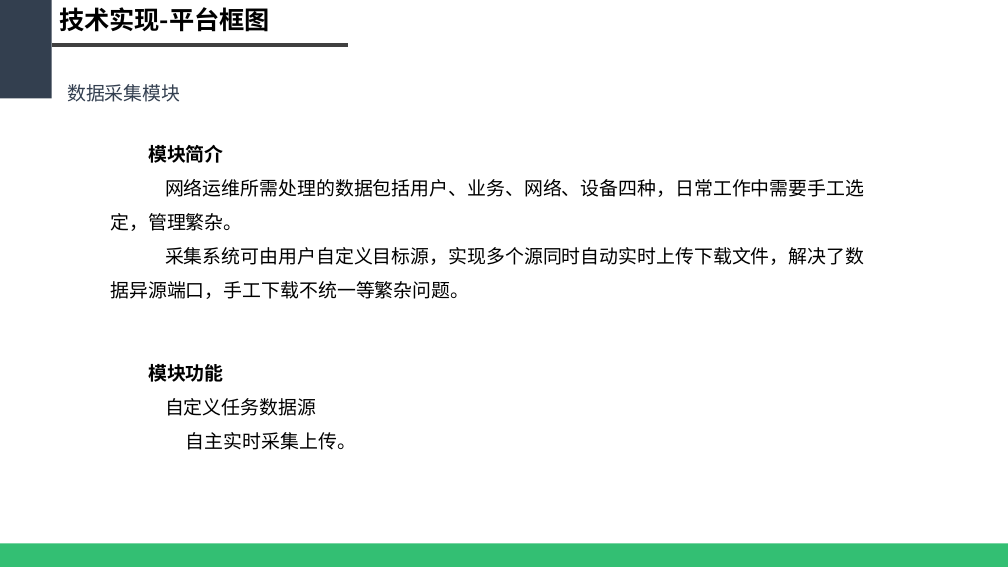
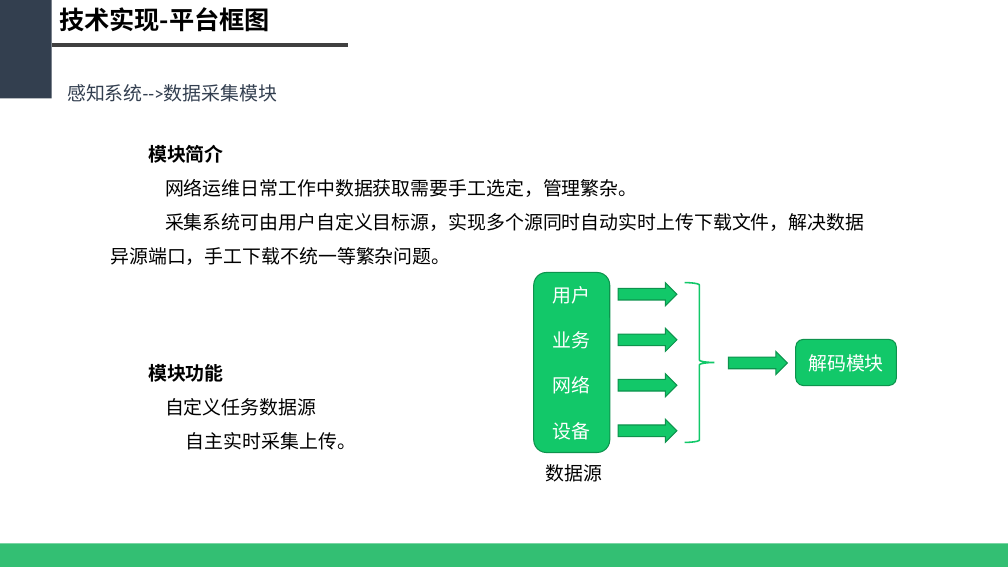
Before and after one commit to WeakX/ZHCM, a slide deck: slide 19 of PPT/(2018.01.16)基于大数据的智慧网络运维平台.pptx (slide 18 before the commit). Drawn at 1008x567 pixels with LibreOffice and Linux fonts; fonts in the diff are those of the drawing. Boxes give left, top, right and bottom in pixels: in the first picture for what was removed or moved away, otherwise in the second. Text is boxed around its words. In the diff, an @@ line names an element or a change of style, - is before the commit and + after.

```diff
--- a/PPT/(2018.01.16)基于大数据的智慧网络运维平台.pptx
+++ b/PPT/(2018.01.16)基于大数据的智慧网络运维平台.pptx
@@ text at <box>67,84,277,102</box>: text changed @@
-数据采集模块
+感知系统-->数据采集模块
@@ text at <box>110,179,864,265</box>: text changed @@
-网络运维所需处理的数据包括用户、业务、网络、设备四种，日常工作中需要手工选定，管理繁杂。
-采集系统可由用户自定义目标源，实现多个源同时自动实时上传下载文件，解决了数据异源端口，手工下载不统一等繁杂问题。
+网络运维日常工作中数据获取需要手工选定，管理繁杂。
+采集系统可由用户自定义目标源，实现多个源同时自动实时上传下载文件，解决数据异源端口，手工下载不统一等繁杂问题。
@@ rounded rectangle added at <box>534,272,610,452</box>, fill #12C869, outline #0D944E 1 pt, 18 pt, text #FFFFFF @@
+用户
+业务
+网络
+设备
@@ right arrow added at <box>619,283,678,306</box>, fill #12C869, outline #0D944E 1 pt @@
@@ left brace added at <box>685,283,715,442</box>, outline #12C869 1.5 pt @@
@@ right arrow added at <box>619,328,678,352</box>, fill #12C869, outline #0D944E 1 pt @@
@@ right arrow added at <box>729,352,788,375</box>, fill #12C869, outline #0D944E 1 pt @@
@@ rounded rectangle added at <box>796,340,897,386</box>, fill #12C869, outline #0D944E 1 pt, 18 pt, text #FFFFFF @@
+解码模块
@@ right arrow added at <box>619,374,678,397</box>, fill #12C869, outline #0D944E 1 pt @@
@@ right arrow added at <box>619,420,678,443</box>, fill #12C869, outline #0D944E 1 pt @@
@@ text added at <box>545,464,602,482</box>, 18 pt, text #000000 @@
+数据源
```
Also in this commit, not shown: 12 other slides changed, 1 slide added, 4 other files.
